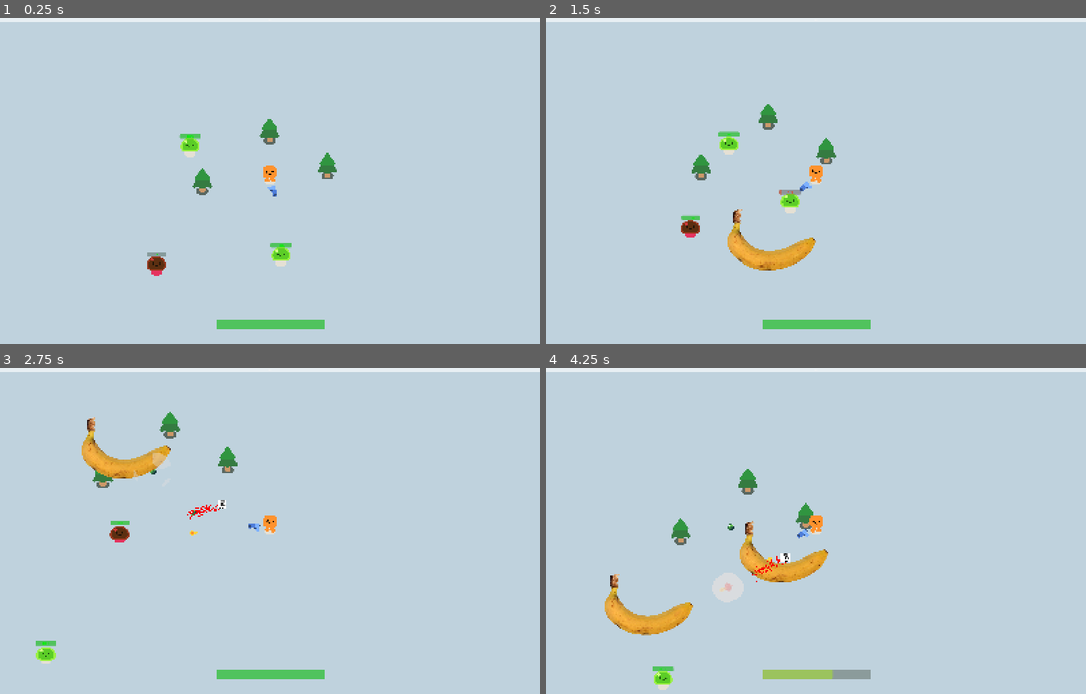
Above: before the commit, frames 1-4 (two rows, left to right).
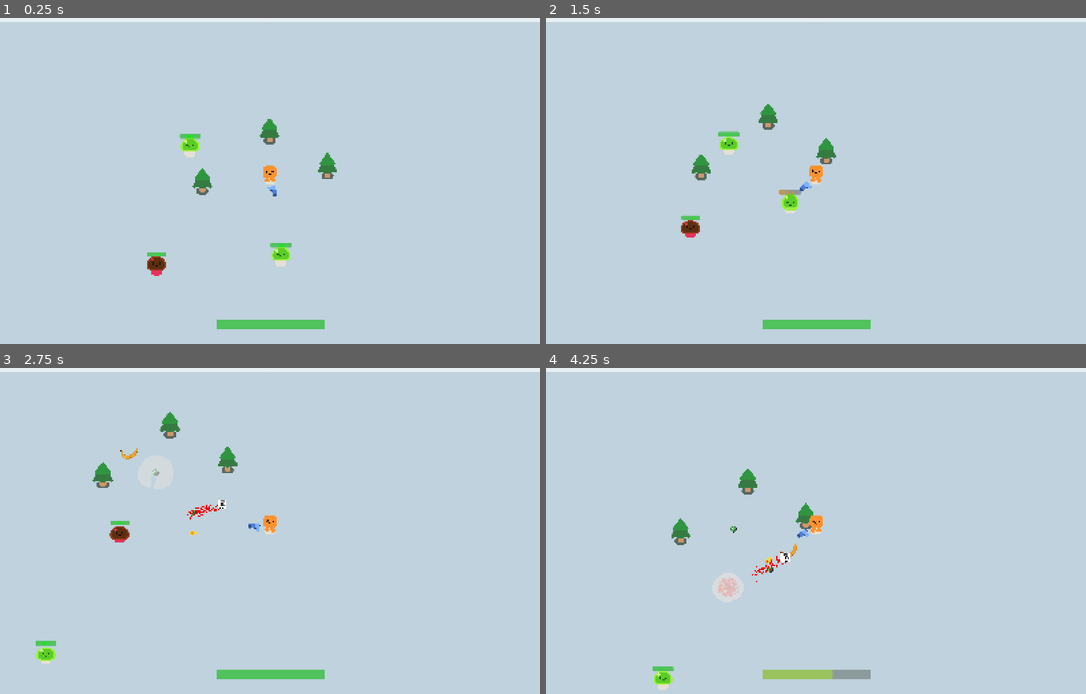
Above: after the commit, the same moments.

Repository: BromarBalkis/LampHireSurvivors
Game: Godot game, scene res://game.tscn
Two runs of this game, one before a commit and one after it. Both use one fixed random seed, a clock stepped at 60 frames per second and the inputs below.
Inputs:
- Up to frame 1 (0.25 s): no input
- Up to frame 2 (1.5 s): hold D (move_right) 0.53-1.28 s; hold S (move_down) from 1.28 s (still down)
- Up to frame 3 (2.75 s): release S (move_down) at 2.03 s; hold D (move_right) from 2.03 s (still down)
- Up to frame 4 (4.25 s): release D (move_right) at 2.78 s; hold W (move_up) 2.78-3.53 s; hold A (move_left) from 3.53 s (still down)

The runs differ from the first frame. In frame 1, less than 0.1% of the frame differs, in the area x 27-31%, y 71-74%; in frame 2, 1.2%; in frame 3, 1.2%; in frame 4, 2.3%, in the area x 10-53%, y 46-83%.
Error before the commit: Invalid type in function 'set_wait_time' in base 'Timer'. Cannot convert argument 1 from Vector2 to float. (res://scripts/weapons/boomerang_projectile.gd:53)

Commit message:
tweaks to bananarang, slicer particles, other stuff i forgot

Diff:
--- a/Gun2.gd
+++ b/Gun2.gd
@@ -39,12 +39,13 @@
 
 
 func _on_firing_speed_timeout() -> void:
-	if enemies_in_range.size() > 0:
-		var bullet_instance = bullet_scene.instantiate()
-		for i in projectile_count:
-			bullet_container.add_child(bullet_instance)
-			bullet_instance.global_position = $WeaponPivot/Pistol/Bullethole.global_position
-			bullet_instance.global_rotation = $WeaponPivot/Pistol/Bullethole.global_rotation
+	if visible:
+		if enemies_in_range.size() > 0:
+			var bullet_instance = bullet_scene.instantiate()
+			for i in projectile_count:
+				bullet_container.add_child(bullet_instance)
+				bullet_instance.global_position = $WeaponPivot/Pistol/Bullethole.global_position
+				bullet_instance.global_rotation = $WeaponPivot/Pistol/Bullethole.global_rotation
 
 func update_values() -> void:
 	$FiringSpeed.wait_time = 0.5/player.player_atk_spd
--- a/player.tscn
+++ b/player.tscn
@@ -24,9 +24,6 @@
 
 [node name="Gun" parent="." instance=ExtResource("6_1jxqw")]
 position = Vector2(0, -32)
-
-[node name="Slicer" parent="." instance=ExtResource("6_2hs0m")]
-visible = false
 
 [node name="HappyBoo" parent="." instance=ExtResource("1_4flbx")]
 
@@ -83,6 +80,8 @@
 
 [node name="Boomerang" parent="." instance=ExtResource("8_dw050")]
 
+[node name="ShapeCast2D" parent="." instance=ExtResource("6_2hs0m")]
+
 [connection signal="area_entered" from="PickupArea" to="." method="_on_pickup_area_area_entered"]
 
 [editable path="PlayerUI"]
--- /dev/null
+++ b/scenes/enemies/dash_slime.tscn
@@ -0,0 +1,17 @@
+[gd_scene load_steps=3 format=3 uid="uid://dfcn3doar4u6s"]
+
+[ext_resource type="PackedScene" uid="uid://ogik4s70pgwl" path="res://characters/slime/slime.tscn" id="1_8v7mc"]
+
+[sub_resource type="CircleShape2D" id="CircleShape2D_eplat"]
+radius = 40.0
+
+[node name="DashSlime" type="CharacterBody2D"]
+
+[node name="CollisionShape2D" type="CollisionShape2D" parent="."]
+position = Vector2(0, -24)
+shape = SubResource("CircleShape2D_eplat")
+
+[node name="Slime" parent="." instance=ExtResource("1_8v7mc")]
+modulate = Color(0.2376872, 0.20257306, 1, 1)
+
+[node name="DashTimer" type="Timer" parent="."]
--- a/scenes/enemies/ranged_slime.tscn
+++ b/scenes/enemies/ranged_slime.tscn
@@ -24,6 +24,7 @@
 offset_top = -115.0
 offset_right = 58.0
 offset_bottom = -88.0
+value = 100.0
 script = ExtResource("3_m0eci")
 
 [node name="ShootTimer" type="Timer" parent="."]
--- a/scenes/slicerparticles2.tscn
+++ b/scenes/slicerparticles2.tscn
@@ -1,34 +1,32 @@
-[gd_scene load_steps=4 format=3 uid="uid://dmoh5idx0rbbh"]
+[gd_scene load_steps=3 format=3 uid="uid://dmoh5idx0rbbh"]
 
 [ext_resource type="Script" uid="uid://csohsieysr6sw" path="res://scripts/slice_particles.gd" id="2_76rkw"]
 
-[sub_resource type="Curve" id="Curve_ovi7s"]
-_data = [Vector2(0, 0), 0.0, 0.0, 0, 0, Vector2(1, 1), 0.0, 0.0, 0, 0]
-point_count = 2
-
 [sub_resource type="CircleShape2D" id="CircleShape2D_ovi7s"]
-radius = 34.132095
+radius = 64.0
 
 [node name="GPUParticles2D" type="CPUParticles2D"]
 z_index = 5
 emitting = false
-amount = 4
-lifetime = 0.3
+amount = 250
+lifetime = 0.2
 one_shot = true
 fixed_fps = 60
 local_coords = true
 draw_order = 1
-direction = Vector2(0, 0)
+emission_shape = 2
+emission_sphere_radius = 65.78
+direction = Vector2(-1, 1)
 spread = 180.0
 gravity = Vector2(0, 0)
-angular_velocity_min = 567.51996
-angular_velocity_max = 660.69995
-orbit_velocity_min = 2.0
-orbit_velocity_max = 2.0
-angle_max = 315.50003
-scale_amount_min = 50.0
-scale_amount_max = 50.0
-scale_amount_curve = SubResource("Curve_ovi7s")
+angular_velocity_min = -385.98
+angular_velocity_max = 283.87
+orbit_velocity_min = -1.5
+orbit_velocity_max = -1.5
+radial_accel_min = -2017.95
+radial_accel_max = -2016.75
+scale_amount_min = 10.0
+scale_amount_max = 10.0
 color = Color(0.96862745, 0, 0, 0.5372549)
 script = ExtResource("2_76rkw")
 
--- a/scenes/weapons/bananarang.tscn
+++ b/scenes/weapons/bananarang.tscn
@@ -1,13 +1,51 @@
-[gd_scene load_steps=4 format=3 uid="uid://c7yn8og16vhf7"]
+[gd_scene load_steps=7 format=3 uid="uid://c7yn8og16vhf7"]
 
 [ext_resource type="Script" uid="uid://rskiq3yg2epb" path="res://scripts/weapons/boomerang_projectile.gd" id="1_c7etp"]
 [ext_resource type="Texture2D" uid="uid://bcuqrgdebqyb1" path="res://banana.png" id="1_wkiaa"]
 
 [sub_resource type="CircleShape2D" id="CircleShape2D_c7etp"]
-radius = 58.249462
+radius = 75.026665
+
+[sub_resource type="Animation" id="Animation_1ddtc"]
+length = 0.001
+tracks/0/type = "value"
+tracks/0/imported = false
+tracks/0/enabled = true
+tracks/0/path = NodePath(".:rotation")
+tracks/0/interp = 1
+tracks/0/loop_wrap = true
+tracks/0/keys = {
+"times": PackedFloat32Array(0),
+"transitions": PackedFloat32Array(1),
+"update": 0,
+"values": [0.0]
+}
+
+[sub_resource type="Animation" id="Animation_c7etp"]
+resource_name = "spin"
+length = 0.5
+loop_mode = 1
+step = 0.05
+tracks/0/type = "value"
+tracks/0/imported = false
+tracks/0/enabled = true
+tracks/0/path = NodePath(".:rotation")
+tracks/0/interp = 1
+tracks/0/loop_wrap = true
+tracks/0/keys = {
+"times": PackedFloat32Array(0, 0.25, 0.5),
+"transitions": PackedFloat32Array(1, 1, 1),
+"update": 0,
+"values": [0.0, 3.1415927, 6.2831855]
+}
+
+[sub_resource type="AnimationLibrary" id="AnimationLibrary_cyhrs"]
+_data = {
+&"RESET": SubResource("Animation_1ddtc"),
+&"spin": SubResource("Animation_c7etp")
+}
 
 [node name="Bananarang" type="Node2D"]
-scale = Vector2(5, 5)
 script = ExtResource("1_c7etp")
 
 [node name="Hurtbox" type="Area2D" parent="."]
@@ -15,15 +53,25 @@
 collision_mask = 4
 
 [node name="CollisionShape2D" type="CollisionShape2D" parent="Hurtbox"]
-position = Vector2(0, -5)
+position = Vector2(1.4901161e-08, -1.4901161e-08)
 shape = SubResource("CircleShape2D_c7etp")
 debug_color = Color(3.3210217e-06, 0.6452117, 0.27147648, 0.41960785)
 
 [node name="Sprite2D" type="Sprite2D" parent="Hurtbox"]
+position = Vector2(0, 14.000002)
 scale = Vector2(0.065026306, 0.065026365)
 texture = ExtResource("1_wkiaa")
 
 [node name="ReturnTimer" type="Timer" parent="."]
+wait_time = 0.8
+one_shot = true
+
+[node name="AnimationPlayer" type="AnimationPlayer" parent="."]
+libraries = {
+&"": SubResource("AnimationLibrary_cyhrs")
+}
+autoplay = "spin"
+speed_scale = 2.0
 
 [connection signal="body_entered" from="Hurtbox" to="." method="_on_body_entered"]
 [connection signal="timeout" from="ReturnTimer" to="." method="_on_return_timer_timeout"]
--- a/scenes/weapons/boomerang.tscn
+++ b/scenes/weapons/boomerang.tscn
@@ -16,6 +16,7 @@
 [node name="BananaContainer" type="Node" parent="TargetRange"]
 
 [node name="FiringSpeed" type="Timer" parent="TargetRange"]
+wait_time = 2.0
 one_shot = true
 autostart = true
 
--- a/scripts/enemy_projectiles/slime_fireball.gd
+++ b/scripts/enemy_projectiles/slime_fireball.gd
@@ -5,7 +5,7 @@
 var damage: float = 35
 var target
 var starting_position
-var speed = Vector2(750,750)
+@export var speed = Vector2(750,750)
 
 
 func _ready() -> void:
--- a/scripts/weapons/boomerang.gd
+++ b/scripts/weapons/boomerang.gd
@@ -20,7 +20,7 @@
 func _physics_process(_delta: float) -> void:
 	enemies_in_range = collision_result #returns array
 	if enemies_in_range.size() > 0:
-		target_enemy = get_collider(0) #gets the closest guy
+		target_enemy = get_collider(0) #gets the closest guys
 		shoot()
 
 func _on_firing_speed_timeout() -> void: #!null stops crashes in certain cases
--- a/scripts/weapons/boomerang_projectile.gd
+++ b/scripts/weapons/boomerang_projectile.gd
@@ -6,11 +6,11 @@
 var bananarang
 var target_vector: Vector2
 var return_calculator
+var returning: bool = false
 
 var speed = Vector2(1000,1000)
 var max_range = Vector2(1000, 1000)
 
-var travelled_distance = 0
 var starting_position
 var max_distance: Vector2
 
@@ -24,14 +24,13 @@
 
 		return_calculator = target - starting_position
 		target_vector = (target - starting_position).normalized()
-		#max_distance = (target - starting_position)*1.5 #had this all twisted
-
-		#print(max_distance)
 
 
-# Called every frame. 'delta' is the elapsed time since the previous frame.
 func _physics_process(delta: float) -> void:
-	if target_vector != null:
+	if returning:
+		return_to_player(delta)
+
+	elif target_vector != null:
 		position += speed*target_vector*delta
 
 	elif target_vector == null: #not sure if this will fix bullets stuck in place, i think that's caused by the target enemy being right on top of the bananarang then killed by something else
@@ -44,14 +43,18 @@
 
 	if body.collision_layer == 4: #actually layer 3 (mobs)
 		body.take_damage(damage)
-		#queue_free()
 
-	#if body.collision_layer == 1: #player (returned)
-		#queue_free()
+	if body.collision_layer == 1: #player (returned)
+		queue_free()
 
 func timer_business() -> void:
-	$ReturnTimer.set_wait_time(2*(target_vector))
 	$ReturnTimer.start()
 
 func _on_return_timer_timeout() -> void:
-	speed = -speed
+	$Hurtbox.collision_mask = 	$Hurtbox.collision_mask | 1
+	$Hurtbox/CollisionShape2D.disabled = true
+	$Hurtbox/CollisionShape2D.disabled = false #so it can re-hit enemies at the returning point
+	returning = true
+
+func return_to_player(delta) -> void:
+	position = position.move_toward(bananarang.global_position, delta*1000)
